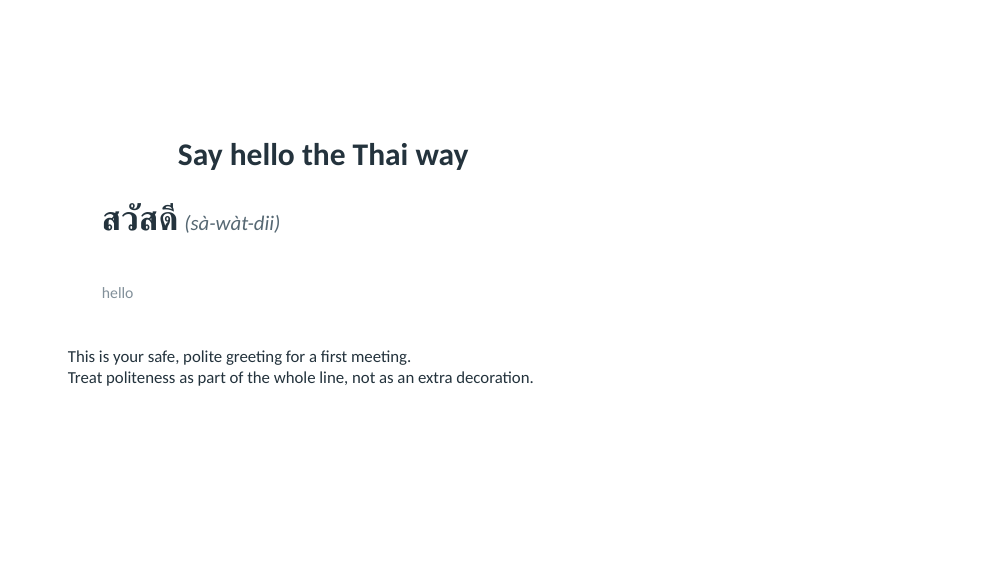
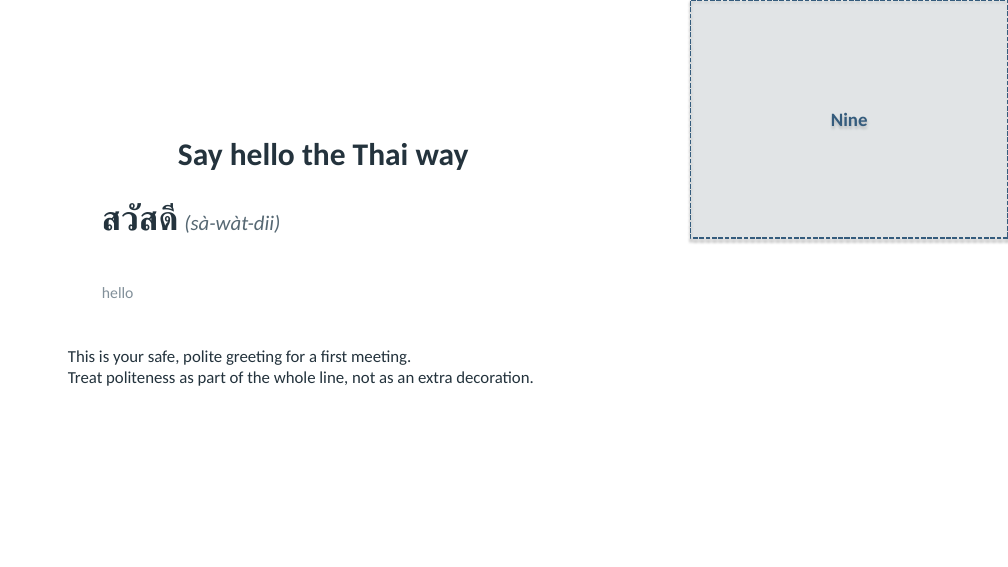
Before and after one commit to OTFTCS/thai-nine, a slide deck: slide 3 of course/modules/M01/L001/M01-L001-canva-deck.pptx. Drawn at 1008x567 pixels with LibreOffice and Linux fonts; fonts in the diff are those of the drawing; background and template pictures are left out. Boxes give left, top, right and bottom in pixels: in the first picture for what was removed or moved away, otherwise in the second. Text is boxed around its words. In the diff, an @@ line names an element or a change of style, - is before the commit and + after.

```diff
--- a/course/modules/M01/L001/M01-L001-canva-deck.pptx
+++ b/course/modules/M01/L001/M01-L001-canva-deck.pptx
@@ rectangle added at (x1=690, y1=0, x2=1008, y2=238), fill #DBE7EC at 30% opacity, outline #355C7D 1.5 pt dashed, 18 pt, text #355C7D, bold @@
+Nine
```
Also in this commit, not shown: 11 other slides changed, 8 other files.
